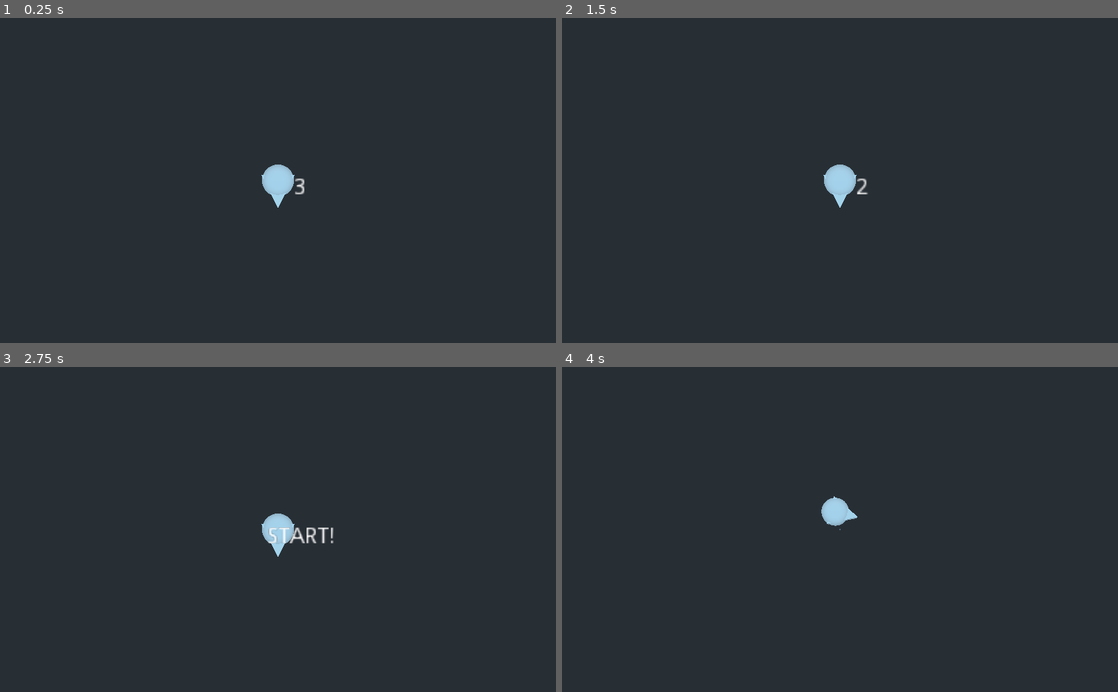
Above: before the commit, frames 1-4 (two rows, left to right).
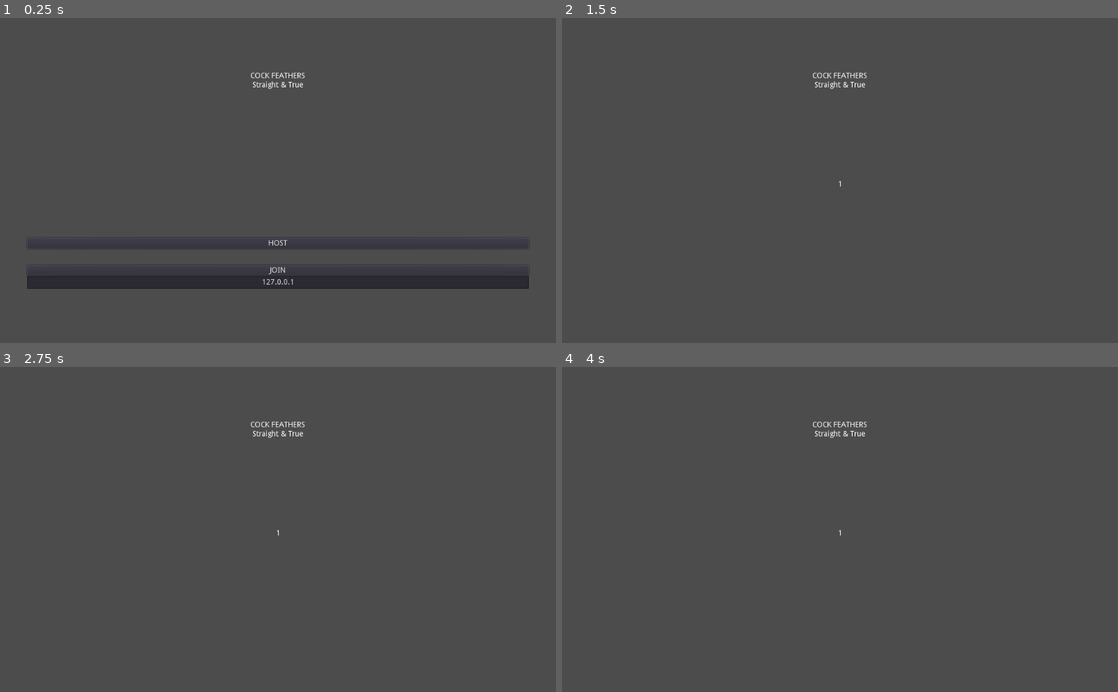
Above: after the commit, the same moments.

Repository: theluckycrab/cock_feathers
Game: Godot game, scene res://scene_manager.tscn
Two runs of this game, one before a commit and one after it. Both use one fixed random seed, a clock stepped at 60 frames per second and the inputs below. Before the commit the project starts from res://map.tscn.
Inputs (mouse positions are in pixels of both pictures, inside the frame that each line leads up to):
- Up to frame 1 (0.25 s): no input
- Up to frame 2 (1.5 s): click (840, 242) at 0.5 s, where only the run after the commit has a clickable "HOST"; tap Enter at 1.25 s; move the mouse to (962, 164) at 1.27 s; hold A (A) from 1.28 s (still down)
- Up to frame 3 (2.75 s): tap S (S) at 1.55, 2.1 s; tap Space at 2 s; move the mouse to (166, 545) at 2.02 s; release A (A) at 2.03 s; tap A (A) at 2.3 s
- Up to frame 4 (4 s): move the mouse to (895, 458) at 2.77 s; hold A (A) 2.78-3.53 s; tap S (S) at 3.05 s; move the mouse to (812, 594) at 3.52 s; tap D (D) at 3.6 s; tap A (A) at 3.8 s

The runs differ from the first frame. In frame 1, 91% of the frame differs, in the area x 0-100%, y 0-100%; in frame 2, 100%; in frame 3, 100%; in frame 4, 100%.

Commit message:
basic lobby and scene switching

Diff:
--- a/events.gd
+++ b/events.gd
@@ -2,3 +2,5 @@
 
 signal round_start
 signal player_hit
+signal scene_change_request
+signal player_joined
--- a/network.gd
+++ b/network.gd
@@ -1,30 +1,34 @@
 extends Node
 
 var port = 5555
-var ip = "127.0.0.1"
-
 var peer = NetworkedMultiplayerENet.new()
 
-func join():
-	get_tree().network_peer = peer
+func join(host_ip):
 	peer.connect("connection_failed", self, "on_connection_failed")
 	peer.connect("connection_succeeded", self, "on_connection_succeeded")
-	peer.create_client(ip, 2)
+	peer.create_client(host_ip, 5555)
+	get_tree().network_peer = peer
 
 func host():
-	get_tree().network_peer = peer
 	peer.connect("peer_connected", self, "on_peer_connected")
 	peer.connect("peer_disconnected", self, "on_peer_disconnected")
 	peer.create_server(port, 2)
+	get_tree().network_peer = peer
 
 func on_connection_failed():
 	pass
 
-func on_connection_successful():
+func on_connection_succeeded():
+	Events.emit_signal("player_joined", 1)
+	Events.emit_signal("player_joined", get_tree().get_network_unique_id())
 	pass
 
-func on_peer_connected(_who):
+func on_peer_connected(who):
+	Events.emit_signal("player_joined", who)
 	pass
 
 func on_peer_disconnected(_who):
 	pass
+
+remotesync func change_scene(s):
+	Events.emit_signal("scene_change_request", s)
--- a/project.godot
+++ b/project.godot
@@ -20,14 +20,18 @@
 
 [application]
 
-config/name="Cock Feathers"
-run/main_scene="res://map.tscn"
+config/name="cock_feathers"
+run/main_scene="res://scene_manager.tscn"
 config/icon="res://icon.png"
 
 [autoload]
 
 Events="*res://events.gd"
 Network="*res://network.gd"
+
+[debug]
+
+gdscript/warnings/unused_signal=false
 
 [input]
 
--- /dev/null
+++ b/scene_manager.gd
@@ -0,0 +1,16 @@
+extends Spatial
+
+onready var mount = $Mount
+export(String) var start_scene = "main_menu"
+
+func _ready():
+	var _d = Events.connect("scene_change_request", self, "change_scene")
+	change_scene(start_scene)
+
+remote func change_scene(s):
+	if get_tree().network_peer and get_tree().get_network_unique_id() == 1:
+		rpc("change_scene", s)
+	for i in mount.get_children():
+		i.queue_free()
+	var scene = load("res://scenes/"+s+".tscn").instance()
+	mount.add_child(scene)
--- /dev/null
+++ b/scene_manager.tscn
@@ -0,0 +1,8 @@
+[gd_scene load_steps=2 format=2]
+
+[ext_resource path="res://scene_manager.gd" type="Script" id=1]
+
+[node name="SceneManager" type="Spatial"]
+script = ExtResource( 1 )
+
+[node name="Mount" type="Spatial" parent="."]
--- /dev/null
+++ b/scenes/lobby.gd
@@ -0,0 +1 @@
+extends VBoxContainer
--- /dev/null
+++ b/scenes/lobby.tscn
@@ -0,0 +1,19 @@
+[gd_scene load_steps=2 format=2]
+
+[ext_resource path="res://scenes/lobby.gd" type="Script" id=1]
+
+[node name="Lobby" type="VBoxContainer"]
+anchor_left = 0.5
+anchor_top = 0.5
+anchor_right = 0.5
+anchor_bottom = 0.5
+margin_left = -459.0
+margin_top = -29.0
+margin_right = 465.0
+margin_bottom = 108.0
+script = ExtResource( 1 )
+
+[node name="Start" type="Button" parent="."]
+margin_right = 924.0
+margin_bottom = 20.0
+text = "START"
--- /dev/null
+++ b/scenes/main_menu.gd
@@ -0,0 +1,46 @@
+extends VBoxContainer
+
+onready var host_button = $HostButton
+onready var join_button = $JoinPanel/JoinButton
+onready var ip_entry = $JoinPanel/IPEntry
+onready var start_button = $JoinPanel/StartButton
+onready var player_list = $PlayerList
+
+func _ready():
+	Events.connect("player_joined", self, "on_player_joined")
+	host_button.connect("button_down", self, "on_host_button")
+	join_button.connect("button_down", self, "on_join_button")
+	start_button.connect("button_down", self, "on_start_button")
+
+func on_host_button():
+	Network.host()
+	hide_buttons()
+	add_player_label(1)
+
+func on_join_button():
+	Network.join("127.0.0.1")
+
+func on_player_joined(who):
+	add_player_label(who)
+	hide_buttons()
+	show_start()
+	pass
+
+func hide_buttons():
+	host_button.hide()
+	join_button.hide()
+	ip_entry.hide()
+
+func show_start():
+	start_button.show()
+
+func add_player_label(who):
+	var l = Label.new()
+	l.text = str(who)
+	if who == get_tree().get_network_unique_id():
+		l.text = "You : " + l.text
+	l.align = Label.ALIGN_CENTER
+	player_list.add_child(l)
+
+func on_start_button():
+	Events.emit_signal("scene_change_request", "map")
--- /dev/null
+++ b/scenes/main_menu.tscn
@@ -0,0 +1,59 @@
+[gd_scene load_steps=2 format=2]
+
+[ext_resource path="res://scenes/main_menu.gd" type="Script" id=1]
+
+[node name="MainMenu" type="VBoxContainer"]
+anchor_right = 1.0
+anchor_bottom = 1.0
+margin_left = 50.0
+margin_top = 100.0
+margin_right = -50.0
+margin_bottom = -100.0
+custom_constants/separation = 30
+alignment = 1
+script = ExtResource( 1 )
+
+[node name="TitleCard" type="Label" parent="."]
+margin_right = 924.0
+margin_bottom = 123.0
+size_flags_vertical = 3
+text = "COCK FEATHERS
+Straight & True"
+align = 1
+
+[node name="PlayerList" type="VBoxContainer" parent="."]
+margin_top = 153.0
+margin_right = 924.0
+margin_bottom = 276.0
+size_flags_vertical = 3
+
+[node name="HostButton" type="Button" parent="."]
+margin_top = 306.0
+margin_right = 924.0
+margin_bottom = 326.0
+text = "HOST"
+
+[node name="JoinPanel" type="VBoxContainer" parent="."]
+margin_top = 356.0
+margin_right = 924.0
+margin_bottom = 400.0
+custom_constants/separation = 0
+
+[node name="JoinButton" type="Button" parent="JoinPanel"]
+margin_right = 924.0
+margin_bottom = 20.0
+text = "JOIN"
+
+[node name="IPEntry" type="LineEdit" parent="JoinPanel"]
+margin_top = 20.0
+margin_right = 924.0
+margin_bottom = 44.0
+text = "127.0.0.1"
+align = 1
+
+[node name="StartButton" type="Button" parent="JoinPanel"]
+visible = false
+margin_top = 44.0
+margin_right = 924.0
+margin_bottom = 64.0
+text = "START"
--- a/map.tscn
+++ b/scenes/map.tscn
@@ -1,7 +1,7 @@
 [gd_scene load_steps=4 format=2]
 
 [ext_resource path="res://controllable/player.tscn" type="PackedScene" id=1]
-[ext_resource path="res://map.gd" type="Script" id=2]
+[ext_resource path="res://scenes/map.gd" type="Script" id=2]
 
 [sub_resource type="BoxShape" id=1]
 extents = Vector3( 20.2861, 1, 18.8272 )
Not shown, added: export_presets.cfg
Renamed: map.gd -> scenes/map.gd
